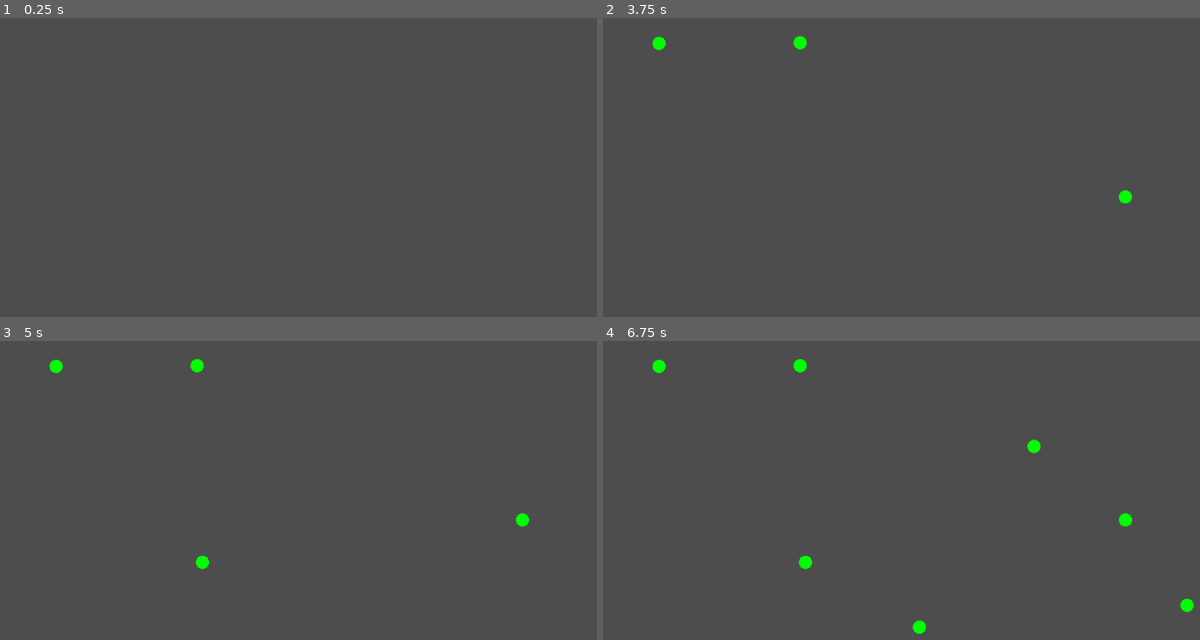
Above: before the commit, frames 1-4 (two rows, left to right).
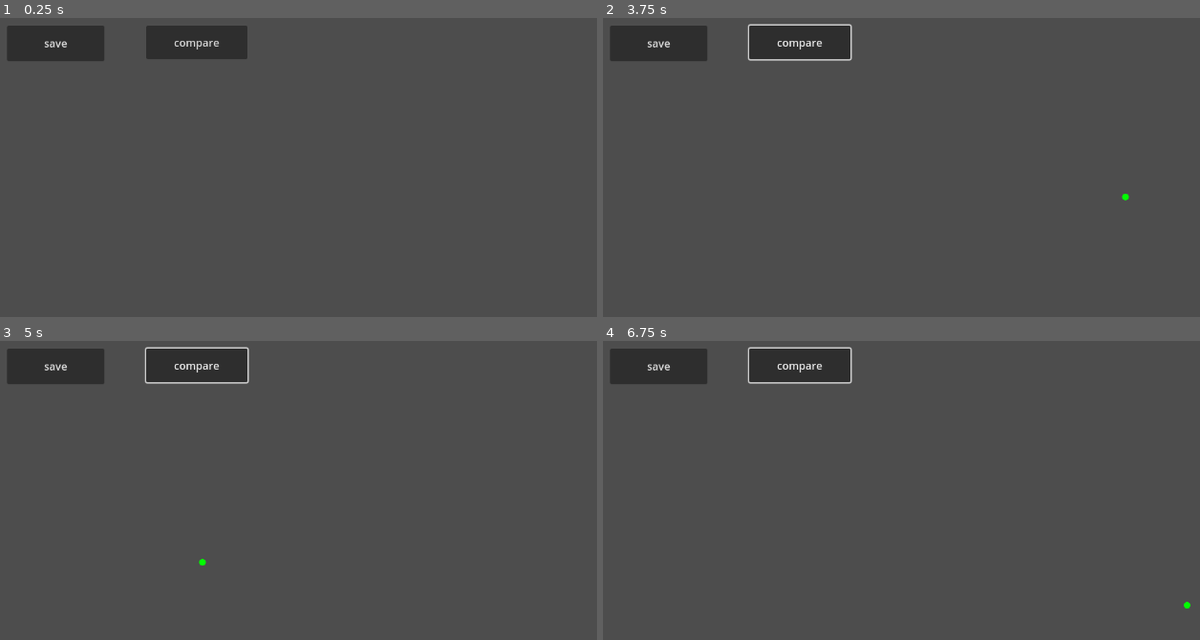
Above: after the commit, the same moments.

Repository: uprun/GRAIL-like
Game: Godot game, scene res://main.tscn
Two runs of this game, one before a commit and one after it. Both use one fixed random seed, a clock stepped at 60 frames per second and the inputs below.
Inputs (mouse positions are in pixels of both pictures, inside the frame that each line leads up to):
- Up to frame 1 (0.25 s): no input
- Up to frame 2 (3.75 s): click (656, 41) at 0.5 s, where only the run after the commit has a clickable "save"; click (800, 41) at 1.25 s, where only the run after the commit has a clickable "compare"; click (800, 41) at 2 s, where only the run after the commit has a clickable "compare"; click (800, 41) at 2.75 s, where only the run after the commit has a clickable "compare"; tap Enter at 3.5 s; move the mouse to (1128, 197) at 3.52 s; click (1128, 197) at 3.67 s
- Up to frame 3 (5 s): tap Space at 4.25 s; move the mouse to (202, 562) at 4.27 s; click (202, 562) at 4.42 s
- Up to frame 4 (6.75 s): tap Enter at 5, 6.5 s; move the mouse to (1032, 445) at 5.02 s; click (1032, 445) at 5.17 s; tap Space at 5.75 s; move the mouse to (919, 628) at 5.77 s; click (919, 628) at 5.92 s; move the mouse to (1188, 604) at 6.52 s; click (1188, 604) at 6.67 s

The runs differ from the first frame. In frame 1, 3.7% of the frame differs, in the area x 1-42%, y 2-15%; in frame 2, 4.1%; in frame 3, 4.2%; in frame 4, 4.5%, in the area x 1-100%, y 1-99%.

Commit message:
making list of symbols to compare to (#1)

Diff:
--- a/main.gd
+++ b/main.gd
@@ -1,29 +1,135 @@
 extends Node2D
 
 
-var point1 : Vector2 = Vector2(0, 0)
-var width : int = 10
+var width : int = 5
 var color : Color = Color.GREEN
 
-var _point2 : Vector2
 
 var lines = []
 
 var current_line = []
+var current_line_length = 0
 
-func _process(_delta):
+class Sub_Path:
+	var Start: Vector2
+	var Finish: Vector2
+	var Id: int
+	var Intersecting: bool
+
+class Symbol_Drawn:
+	var lines = []
+	var compressed_lines = []
+
+func compress_symbol_drawn(symbol: Symbol_Drawn):
+	var first_line = symbol.lines[0]
+	var top = first_line[0]
+	var bottom = first_line[0]
+	var left = first_line[0]
+	for line in symbol.lines:
+		for point in line:
+			if point.y > bottom.y:
+				bottom = point
+			if point.y < top.y:
+				top = point
+			if point.x < left.x:
+				left = point
+	print("center left.x: ", left.x, " top.y: ", top.y, " bottom.y: ", bottom.y)
+	var scale = (bottom.y - top.y) / 40.0
+	print("scale :", scale)
+	for line in symbol.lines:
+		symbol.compressed_lines.push_back([])
+		for point in line:
+			var x = (point.x - left.x) / scale
+			var y = (point.y - top.y) / scale
+			symbol.compressed_lines.back().push_back(Vector2(x, y))
+
+func draw_compressed_symbol(symbol: Symbol_Drawn, offset: Vector2):
+	for line in symbol.compressed_lines:
+		var previous = null
+		var initial = null
+		for point in line:
+			if initial == null:
+				initial = point
+			if previous != null:
+				draw_line(previous + offset, point + offset, Color.GREEN, width)
+			previous = point
+		if (previous - initial).length() < 2:
+			draw_circle(initial + offset, width, color)
+
+var stored_symbols = []
+var all_sub_paths = []
+
+func are_intersecting(first: Sub_Path, second: Sub_Path):
+	if abs(first.Id - second.Id) < 10:
+		return false
+	return first.Start.distance_to(second.Start) < 20
+
+func analyze_sub_path(sub: Sub_Path):
+	for s in all_sub_paths:
+		var c =  s as Sub_Path
+		if c.Id == sub.Id:
+			continue
+		if are_intersecting(c, sub):
+			c.Intersecting = true
+			sub.Intersecting = true
+
+func add_sub_path(start, finish):
+	var sub = Sub_Path.new()
+	sub.Start = start
+	sub.Finish = finish
+	sub.Id = len(all_sub_paths)
+	sub.Intersecting = false
+	all_sub_paths.push_back(sub)
+
+func _unhandled_input(event):
 	var mouse_position = get_viewport().get_mouse_position()
 	if Input.is_mouse_button_pressed( 1 ):
 		if current_line.is_empty():
+
+			current_line_length = 0
+			add_sub_path(mouse_position, mouse_position)
 			current_line.push_back(mouse_position)
 		else:
-			if mouse_position != current_line.back():
+			var last_point = current_line.back()
+			if mouse_position != last_point:
 				current_line.push_back(mouse_position)
+				add_sub_path(last_point, mouse_position)
+				var dist  = last_point.distance_to(mouse_position)
+				current_line_length += dist
+
 	else:
 		if not current_line.is_empty():
 			lines.push_back(current_line)
 			current_line = []
+
+func _process(_delta):
 	queue_redraw()
+	if compare_index == null:
+		compare_index = 0
+	if stored_symbols.size() <= compare_index:
+		compare_index = null
+		if symbol_to_compare != null and max_matching_ratio < 85:
+			stored_symbols.push_back(symbol_to_compare)
+		symbol_to_compare = null
+		max_matching_ratio = 0.0
+
+
+	if compare_index != null and symbol_to_compare != null:
+		var test = stored_symbols[compare_index] as Symbol_Drawn
+		var matched_points = 0
+		var total_points = 0
+		for line in symbol_to_compare.compressed_lines:
+			for point in line:
+				total_points += 1
+				for compare_line in test.compressed_lines:
+					for compare_point in compare_line:
+						if (compare_point - point ).length() < 2.0:
+							matched_points += 1
+							break
+		compare_index += 1
+		var match_ratio = matched_points * 100.0 / total_points
+		print( "match ratio: ",  match_ratio)
+		max_matching_ratio = max(match_ratio, max_matching_ratio)
 
 
 # Called when the node enters the scene tree for the first time.
@@ -38,8 +144,53 @@
 	else:
 		draw_circle(line.back(), width, color)
 
+func my_draw_sub(sub: Sub_Path):
+	var active_color = color
+	if sub.Intersecting:
+		active_color = Color.BLUE
+	if sub.Start.distance_to(sub.Finish) > 1:
+		draw_line(sub.Start, sub.Finish, active_color, width)
+	else:
+		draw_circle(sub.Start, width, active_color)
+
 func _draw():
-	for line in lines:
-		my_draw_polyline(line)
-	if not current_line.is_empty():
-		my_draw_polyline(current_line)
+	for sub in all_sub_paths:
+		my_draw_sub(sub)
+
+	var offset = Vector2(50,20)
+	for symbol in stored_symbols:
+		draw_compressed_symbol(symbol, offset)
+		offset.x += 150
+
+
+func _on_button_pressed():
+	var drawn_symbol = Symbol_Drawn.new()
+	drawn_symbol.lines = lines
+	lines = []
+	all_sub_paths = []
+	if drawn_symbol.lines.size() > 0:
+		compress_symbol_drawn(drawn_symbol)
+		stored_symbols.push_back(drawn_symbol)
+
+
+func _on_button_button_down():
+	pass # Replace with function body.
+
+
+func _on_compare_button_down():
+	pass # Replace with function body.
+
+
+var compare_index = null
+var symbol_to_compare: Symbol_Drawn = null
+var max_matching_ratio = 0.0
+
+func _on_compare_pressed():
+	var drawn_symbol = Symbol_Drawn.new()
+	drawn_symbol.lines = lines
+	lines = []
+	all_sub_paths = []
+	if drawn_symbol.lines.size() > 0:
+		compress_symbol_drawn(drawn_symbol)
+		symbol_to_compare = drawn_symbol
+		compare_index = null
--- a/main.tscn
+++ b/main.tscn
@@ -4,3 +4,25 @@
 
 [node name="Node2D" type="Node2D"]
 script = ExtResource("1_57xpm")
+
+[node name="Button" type="Button" parent="."]
+offset_left = 51.0
+offset_top = 33.0
+offset_right = 198.0
+offset_bottom = 87.0
+button_mask = 7
+text = "save
+"
+
+[node name="compare" type="Button" parent="."]
+offset_left = 261.0
+offset_top = 33.0
+offset_right = 414.0
+offset_bottom = 84.0
+button_mask = 7
+text = "compare"
+
+[connection signal="button_down" from="Button" to="." method="_on_button_button_down"]
+[connection signal="pressed" from="Button" to="." method="_on_button_pressed"]
+[connection signal="button_down" from="compare" to="." method="_on_compare_button_down"]
+[connection signal="pressed" from="compare" to="." method="_on_compare_pressed"]
--- a/project.godot
+++ b/project.godot
@@ -19,3 +19,4 @@
 
 renderer/rendering_method="gl_compatibility"
 renderer/rendering_method.mobile="gl_compatibility"
+textures/vram_compression/import_etc2_astc=true
Not shown, added: export_presets.cfg
